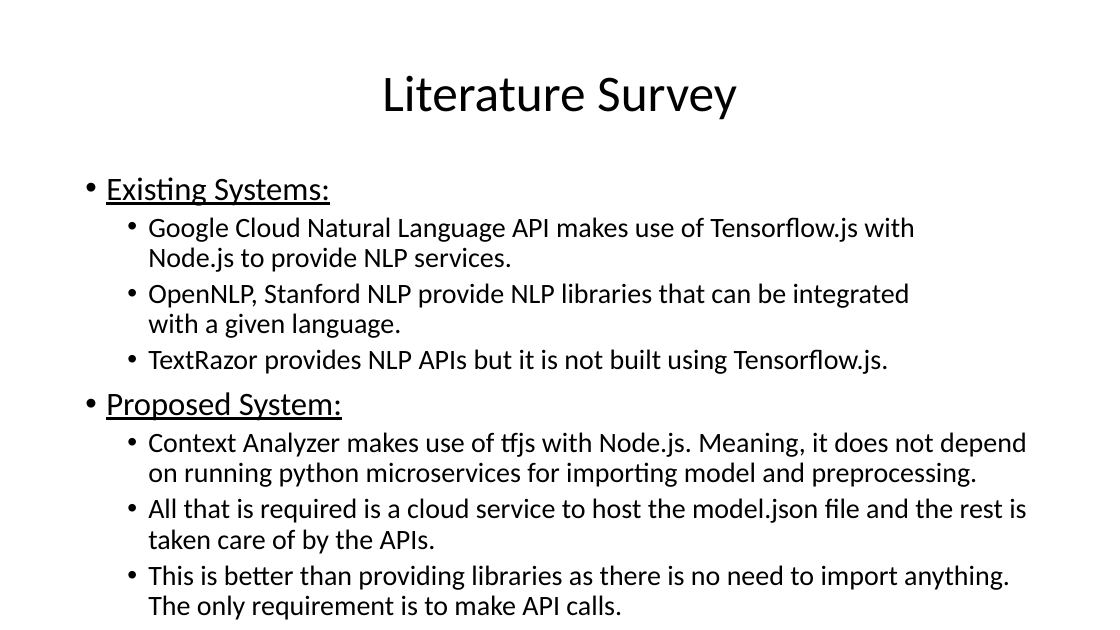
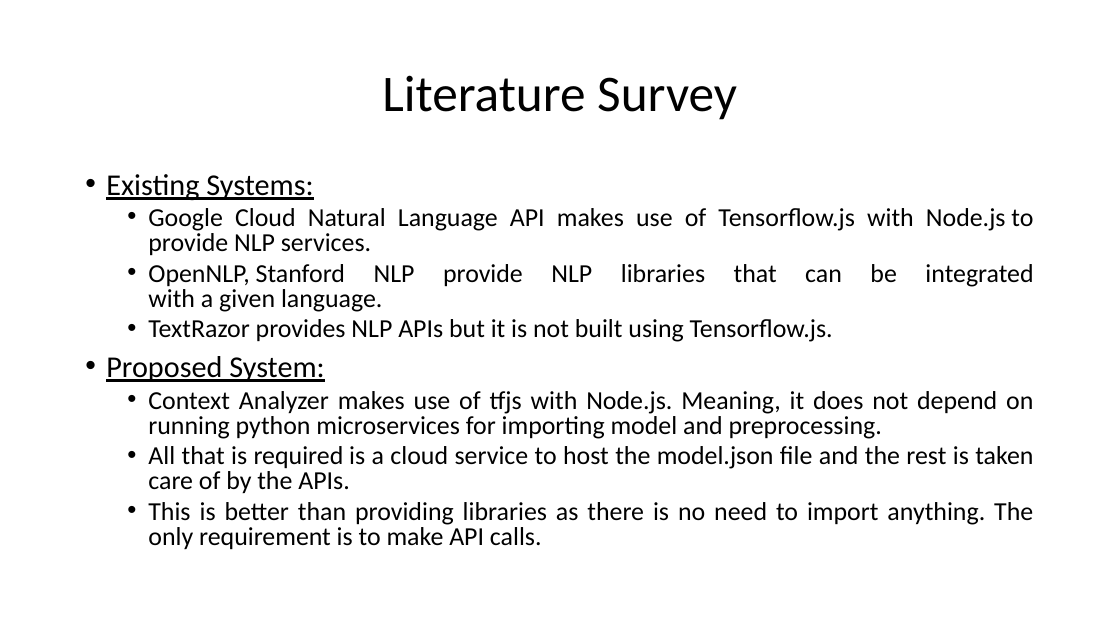
Before and after one commit to HarshaKy/text-classifier, a slide deck: slide 7 of docs/Presentation.pptx. Drawn at 1120x630 pixels with LibreOffice and Linux fonts; fonts in the diff are those of the drawing. Boxes give left, top, right and bottom in pixels: in the first picture for what was removed or moved away, otherwise in the second. Text is boxed around its words. In the diff, an @@ line names an element or a change of style, - is before the commit and + after.

```diff
--- a/docs/Presentation.pptx
+++ b/docs/Presentation.pptx
@@ text "Existing Systems:" at box(106, 174, 1033, 550): size 28 to 25.9 pt in "Existing Systems:", "Proposed System:"; size 24 to 22.2 pt; alignment left to justified; line spacing 0.9 to 0.8 @@
```
Also in this commit, not shown: 6 other slides changed.
